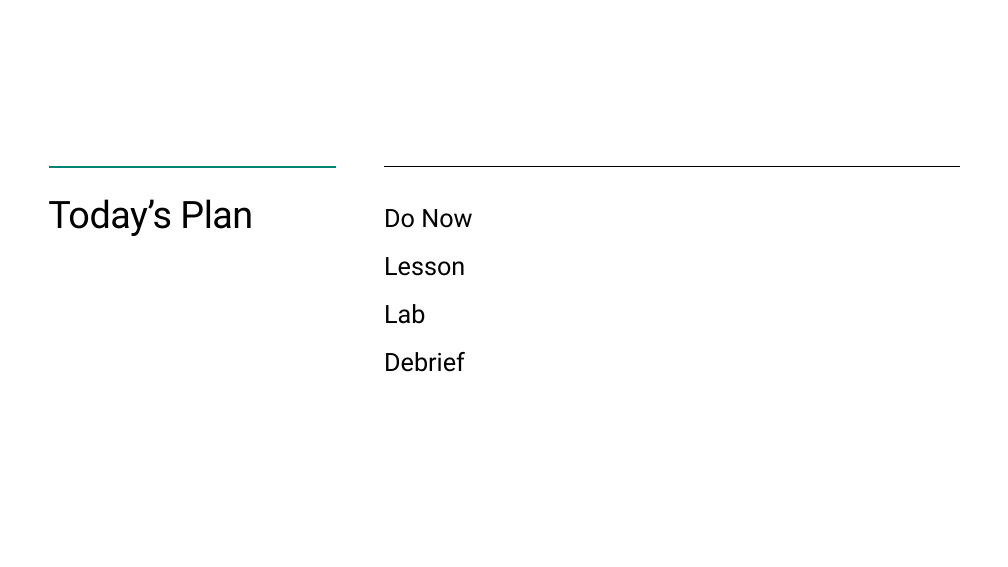
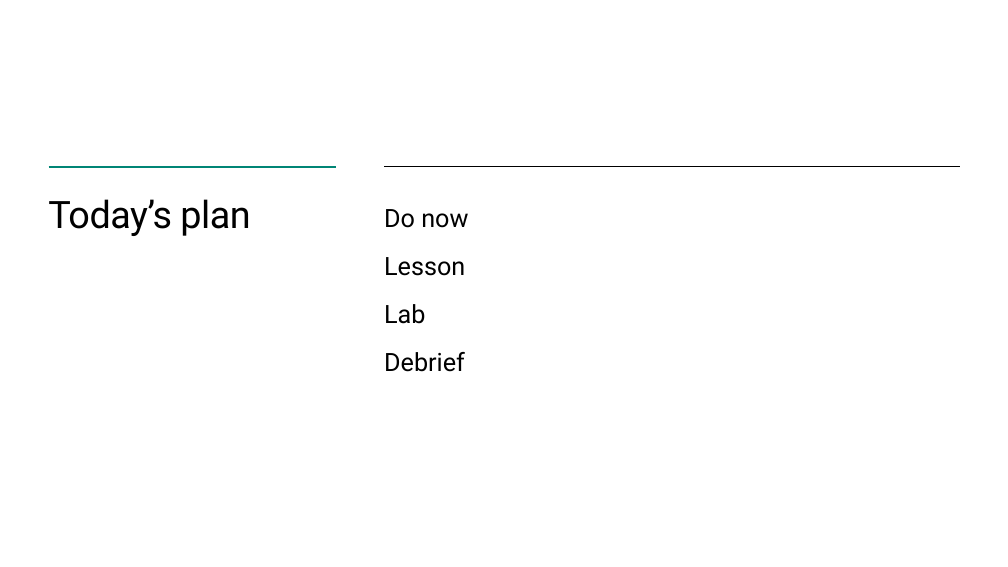
Before and after one commit to TEALSK12/2nd-semester-introduction-to-computer-science, a slide deck: slide 3 of units/3_unit/slidedecks/Intro Python 3.02 TEALS.pptx. Drawn at 1008x567 pixels with LibreOffice and Linux fonts; fonts in the diff are those of the drawing; background and template pictures are left out. Boxes give left, top, right and bottom in pixels: in the first picture for what was removed or moved away, otherwise in the second. Text is boxed around its words. In the diff, an @@ line names an element or a change of style, - is before the commit and + after.

```diff
--- a/units/3_unit/slidedecks/Intro Python 3.02 TEALS.pptx
+++ b/units/3_unit/slidedecks/Intro Python 3.02 TEALS.pptx
@@ title at (48, 199, 250, 236): text changed @@
-Today’s Plan
+Today’s plan
@@ text at (384, 209, 468, 228): text changed @@
-Do Now
+Do now
```
Also in this commit, not shown: 14 other slides changed.
